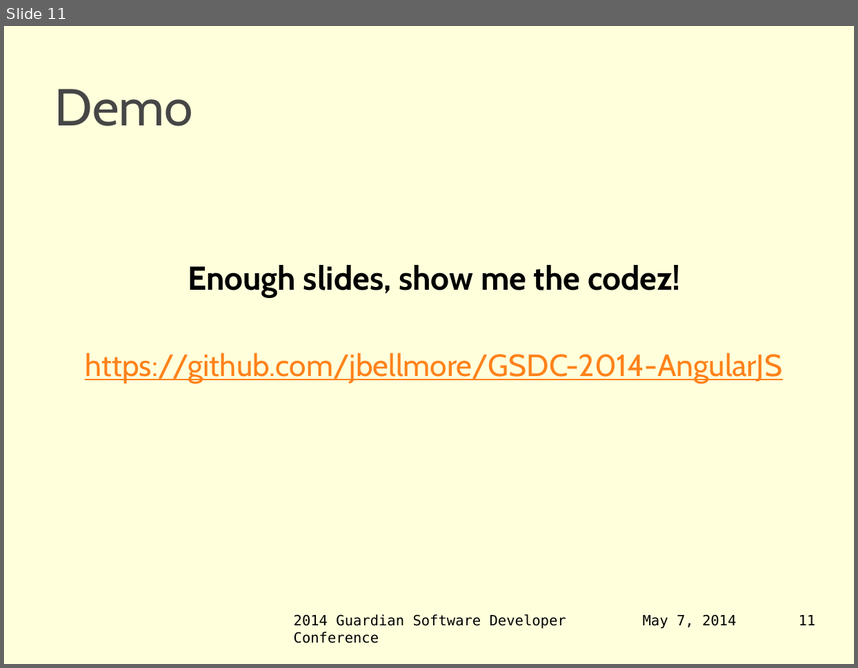
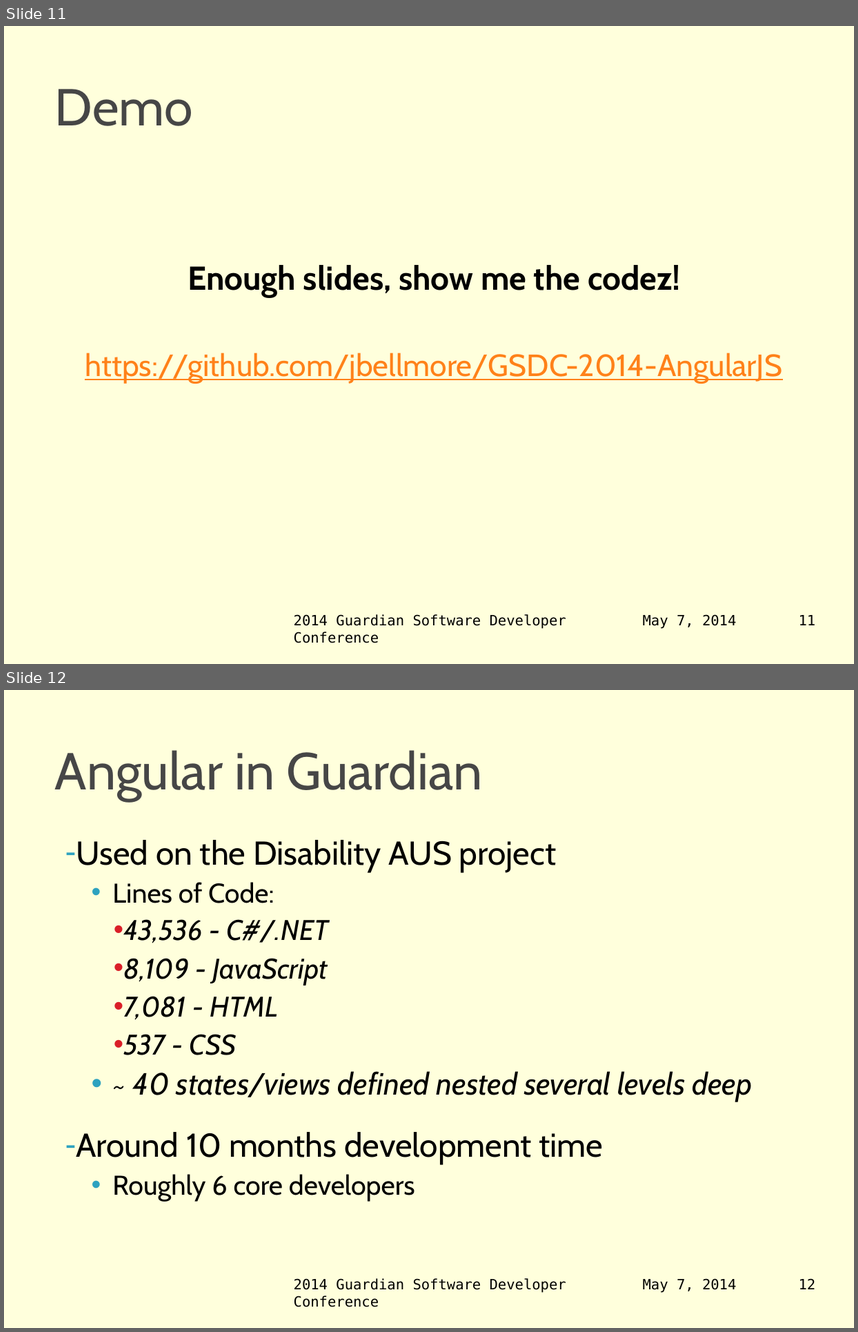
Before and after one commit to jbellmore/GSDC-2014-AngularJS, a slide deck: intro-to-angular-js.pptx. Shown one above the other, each under a label of ours: slide 11 before the commit, slides 11 and 12 after it. The pictures are 858x668 and 858x1332 pixels, drawn with LibreOffice and Linux fonts; fonts in the diff are those of the drawing; background and template pictures are left out. Boxes give left, top, right and bottom in pixels: in the first picture for what was removed or moved away, otherwise in the second. Text is boxed around its words. In the diff, an @@ line names an element or a change of style, - is before the commit and + after.

```diff
--- a/intro-to-angular-js.pptx
+++ b/intro-to-angular-js.pptx
@@ slide 12 added at bbox=[4, 690, 854, 1328], background #FFFFCC at 68% opacity @@
@@ title added at bbox=[55, 750, 483, 800], 44 pt, text #464646 @@
+Angular in Guardian
@@ text added at bbox=[76, 840, 752, 1201], 28 pt, text #000000 @@
+‐ Used on the Disability AUS project
+  • Lines of Code:
+    • 43,536 - C#/.NET
+    • 8,109 - JavaScript
+    • 7,081 - HTML
+    • 537 - CSS
+  • ~ 40 states/views defined nested several levels deep
+‐ Around 10 months development time
+  • Roughly 6 core developers
@@ text added at bbox=[294, 1278, 566, 1307], 12 pt, text #000000 @@
+2014 Guardian Software Developer Conference
@@ text added at bbox=[643, 1278, 736, 1292], 12 pt, text #000000 @@
+May 7, 2014
@@ page number added at bbox=[799, 1278, 816, 1289], 12 pt, text #000000 @@
+12
```
Also in this commit, not shown: 1 slide changed, 2 other slides added, 6 other files.
